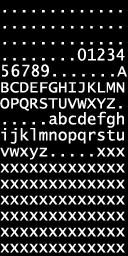
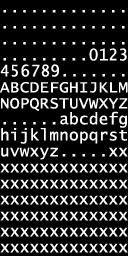
Before/after of a 128px x 256px layered artwork. What changed in the layer stack:
renamed "...............................................01234 56789....." to "................................................0123456789.....", painted on it over [0, 10, 128, 253]
